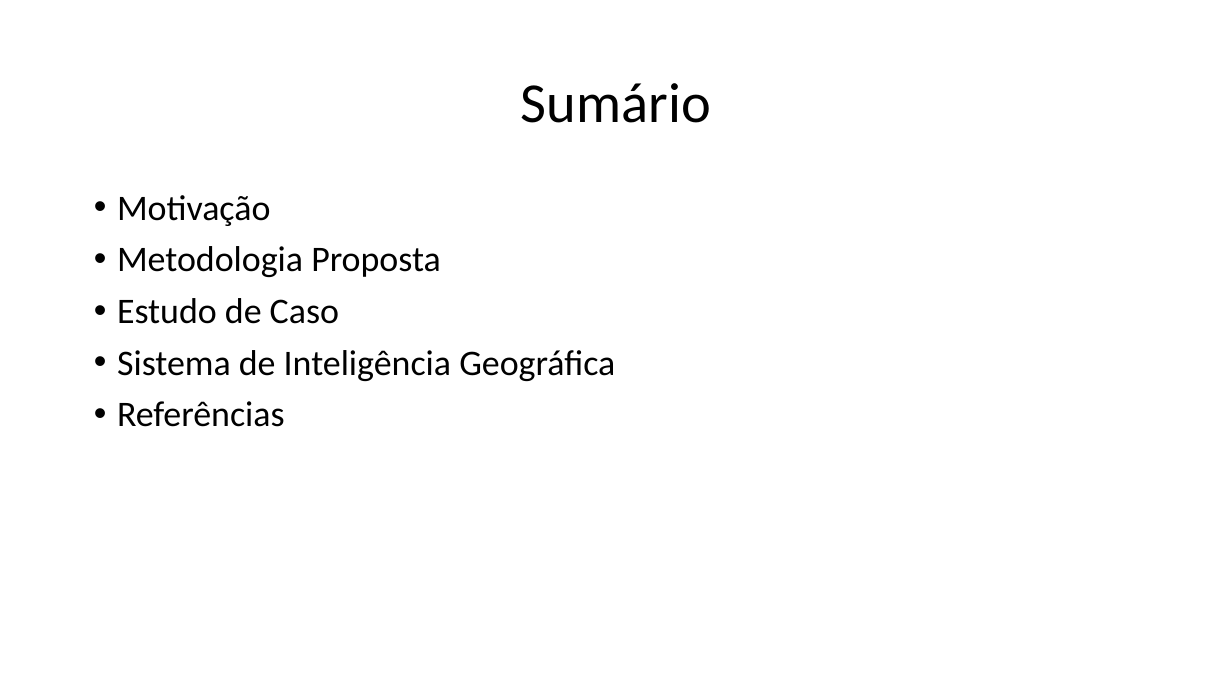
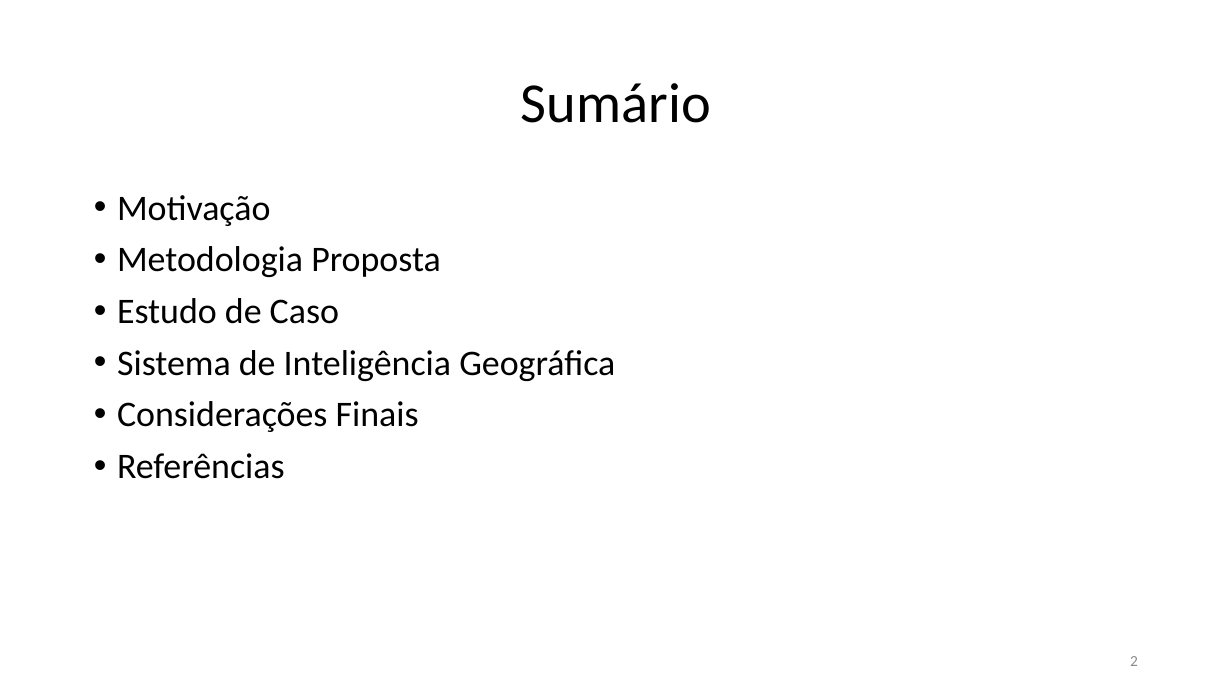
Before and after one commit to TavaresCarlos/TerrainIntelGIS, a slide deck: slide 2 of escrita/seminários/apresentacao.pptx. Drawn at 1232x693 pixels with LibreOffice and Linux fonts; fonts in the diff are those of the drawing. Boxes give left, top, right and bottom in pixels: in the first picture for what was removed or moved away, otherwise in the second. Text is boxed around its words. In the diff, an @@ line names an element or a change of style, - is before the commit and + after.

```diff
--- a/escrita/seminários/apresentacao.pptx
+++ b/escrita/seminários/apresentacao.pptx
@@ text at <box>117,401,419,432</box>: paragraph added @@
+• Considerações Finais
@@ page number added at <box>1130,656,1138,666</box>, 12 pt, text #8C8C8C @@
+2
```
Also in this commit, not shown: 18 other slides changed, 6 slides added, 5 other files.
